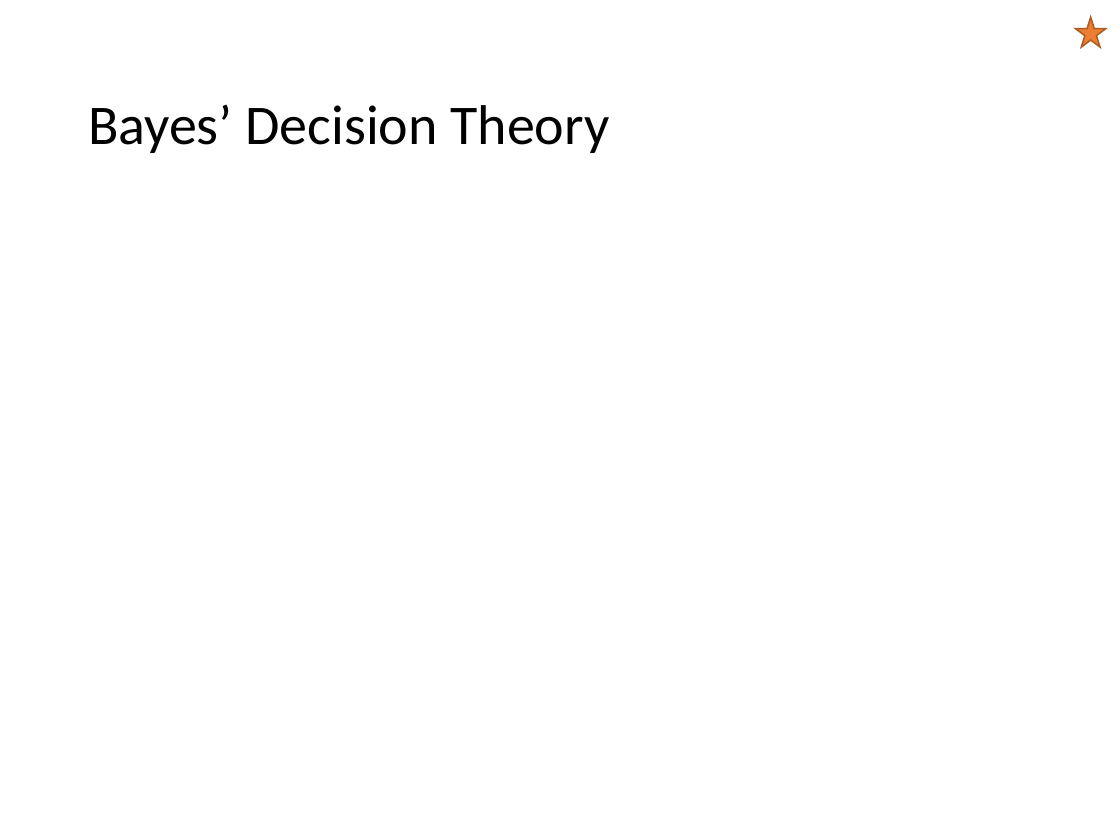
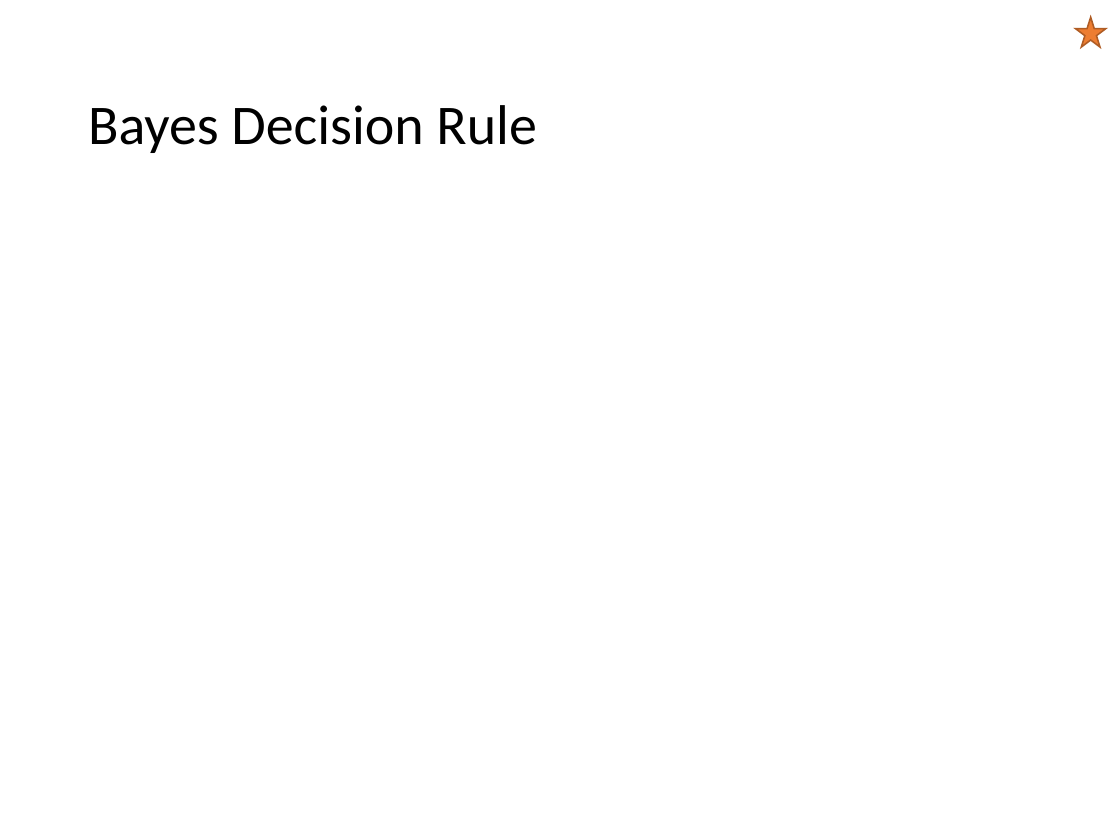
Before and after one commit to mhahsler/CS7320-AI, a slide deck: slide 31 of slides/12_uncertainty.pptx. Drawn at 1120x840 pixels with LibreOffice and Linux fonts; fonts in the diff are those of the drawing; grey boxes stand for pictures. Boxes give left, top, right and bottom in pixels: in the first picture for what was removed or moved away, otherwise in the second. Text is boxed around its words. In the diff, an @@ line names an element or a change of style, - is before the commit and + after.

```diff
--- a/slides/12_uncertainty.pptx
+++ b/slides/12_uncertainty.pptx
@@ title at <box>88,105,536,153</box>: text changed @@
-Bayes’ Decision Theory
+Bayes Decision Rule
```
Also in this commit, not shown: 3 other slides changed, 1 other file.
